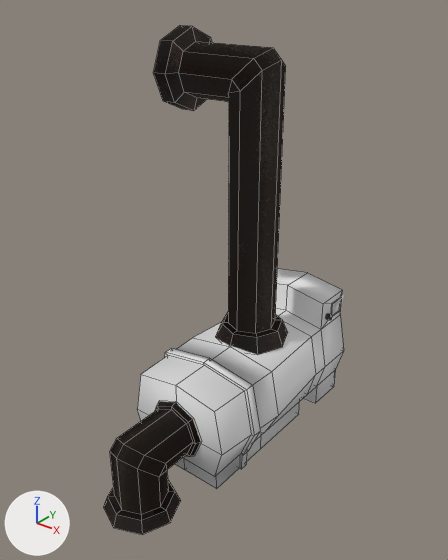
What one commit did to the Blender file EgoFractum/Assets/Models/BlendFiles/modular_map_assets.blend.
Both versions are drawn from a 50 mm lens placed at (3.99, -5.04, 5.37), pointed at (-0.02, -0.02, 2.25). Lighting does not change. The marker at lower left points along +X, +Y and +Z. The older version comes first. Mesh edges are drawn as thin lines on the coarser meshes. The same objects are shown in both versions, whatever each file hides.

Names of what the first picture shows: 'Generator', 'pipe_rleft', 'pipe_rtop' and 2 more.
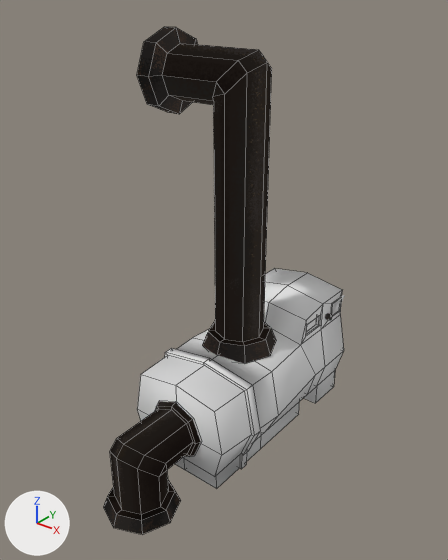
Where the newer file only moved an object's origin or applied its transform, the numbers keep the older frame.

Boxes (x1, y1, x2, y2) around the edits, measured in the pictures (448 x 560 px):
'pipe_rtop', moved
    before: (153, 25, 288, 355)
    after: (137, 27, 276, 364)
part 1 of me_cube_014, reshaped
    before: (193, 284, 325, 415)
    after: (193, 282, 325, 415)

Diff of the bpy script that builds the scene:
```diff
--- a/EgoFractum/Assets/Models/BlendFiles/modular_map_assets.blend.py
+++ b/EgoFractum/Assets/Models/BlendFiles/modular_map_assets.blend.py
@@ me_cube_014 @@
 # used by ob_generator; location = (0.0, 0.0, 0.0); scale = (0.5, 0.408, 0.72)
-me_cube_014.from_pydata(...)  # 157 vertices, 156 faces; spans x -1.49..1.49, y -2.24..4.69, z 0.0..2.33
+me_cube_014.from_pydata(...)  # 171 vertices, 169 faces; spans x -1.49..1.49, y -2.24..4.69, z 0.0..2.33
+# me_cube_014 part 1
+# 2 vertices are removed from x 0.0..1.11, y 2.59..3.21, z 1.67..1.8
+# 7 faces are deleted
+# 2 vertices move from x -1.11..0.0, y 2.59, z 1.67..1.8 to x -1.11..0.0, y 1.99, z 1.67..1.8
+# 16 vertices are added at x -1.11..1.12, y 1.99..3.11, z 1.67..2.22
+# 20 new faces join them
@@ me_cylinder_011 @@
 # used by ob_pipe_rtop; parent = ob_generator; location = (-0.124, 0.533, 2.685)
-me_cylinder_011.from_pydata(...)  # 63 vertices, 54 faces; spans x -0.98..0.58, y -0.47..0.47, z -1.42..2.21
+me_cylinder_011.from_pydata(...)  # 63 vertices, 54 faces; spans x -1.1..0.45, y -0.19..0.75, z 1.27..4.89
+# me_cylinder_011 part 2: the whole mesh is moved by (-0.12, 0.28, 2.68)
 me_cylinder_011.materials.append(mat_material_002)
@@ ob_pipe_rtop @@
 ob_pipe_rtop.matrix_parent_inverse = Matrix(((2.0, 0.0, 0.0, 0.0), (0.0, 2.451, 0.0, 0.0), (0.0, 0.0, 1.389, 0.0), (0.0, 0.0, 0.0, 1.0)))
-ob_pipe_rtop.location = (-0.124, 0.533, 2.685)
+ob_pipe_rtop.location = (0.0, 0.0, 0.0)
```
